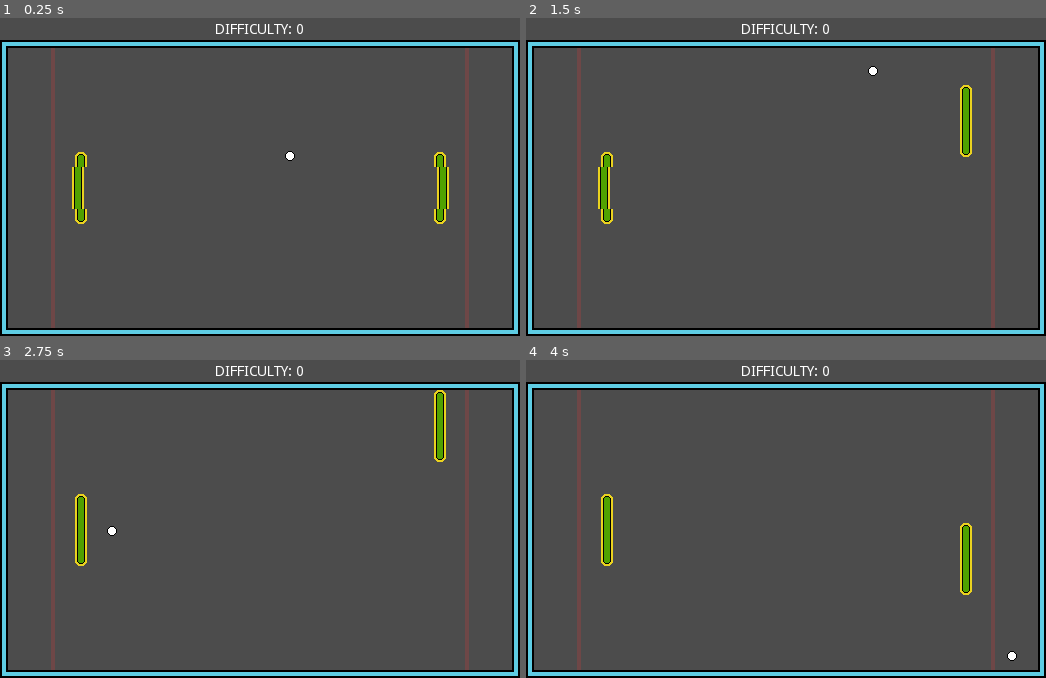
Above: before the commit, frames 1-4 (two rows, left to right).
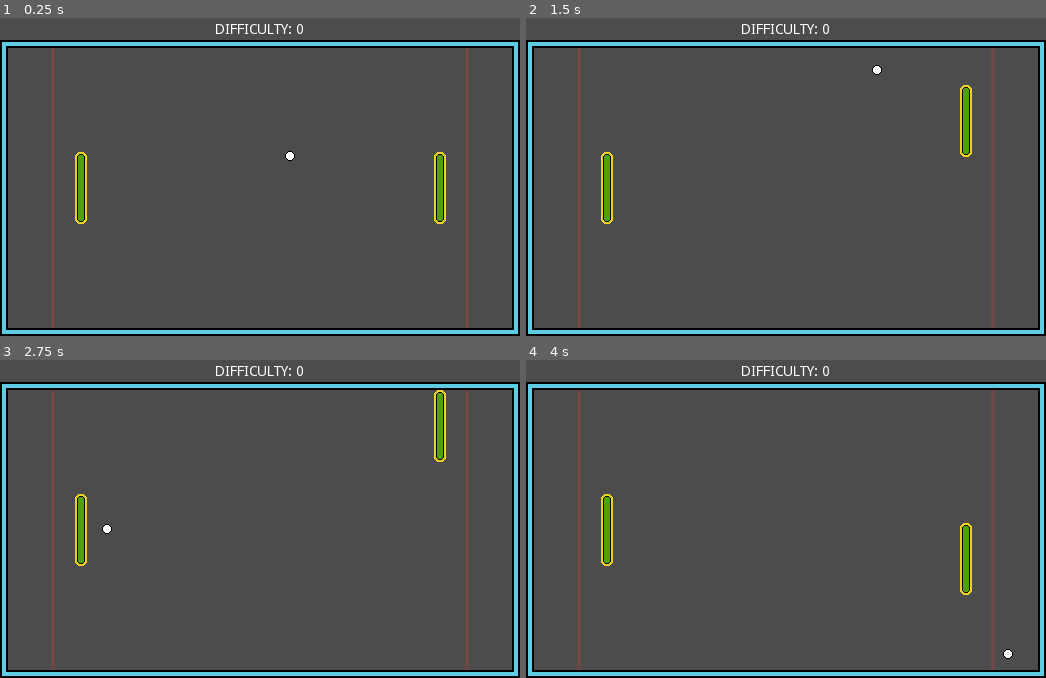
Above: after the commit, the same moments.

Repository: tkshehan/_pong
Game: Godot game, scene res://Game/Game.tscn
The game is run twice, just before and just after one commit, with the same random seed, the same clock (stepped at 60 frames per second) and the same inputs. Sound files missing from this copy of the repository are replaced by a short silence.
Inputs:
- Up to frame 1 (0.25 s): no input
- Up to frame 2 (1.5 s): hold Up (move_up) 0.53-1.28 s; hold Down (move_down) from 1.28 s (still down)
- Up to frame 3 (2.75 s): release Down (move_down) at 2.03 s; hold Up (move_up) from 2.03 s (still down)
- Up to frame 4 (4 s): release Up (move_up) at 3.53 s; hold Down (move_down) from 3.53 s (still down)

The runs differ from the first frame. In frame 1, 0.6% of the frame differs, in the area x 13-87%, y 46-61%; in frame 2, 0.4%; in frame 3, less than 0.1%; in frame 4, less than 0.1%.

Commit message:
added ball sound effects

Diff:
--- a/Game/Actors/Paddle.tscn
+++ b/Game/Actors/Paddle.tscn
@@ -14,7 +14,6 @@
 [node name="Sprite" type="Sprite" parent="."]
 texture = ExtResource( 1 )
 hframes = 2
-frame = 1
 
 [node name="PaddleCenter" type="Area2D" parent="."]
 gravity = 0.0
@@ -29,4 +28,3 @@
 [node name="CollisionPolygon2D" type="CollisionPolygon2D" parent="."]
 polygon = PoolVector2Array( 6, 33, 6, -33, 3, -36, -3, -36, -6, -33, -6, -21, -1, -21, -1, 21, -6, 21, -6, 33, -3, 36, 3, 36 )
 [connection signal="body_entered" from="PaddleCenter" to="." method="_on_PaddleCenter_body_entered"]
-[connection signal="body_exited" from="PaddleCenter" to="." method="_on_PaddleCenter_body_exited"]
--- a/Game/Ball.gd
+++ b/Game/Ball.gd
@@ -4,6 +4,7 @@
 var velocity = Vector2(1, 0)
 var max_speed = 800.0
 var in_net = false
+var waiting_destruction = false
 
 signal end_stop
 
@@ -11,11 +12,19 @@
 	hit_stop()
 
 func _physics_process(delta: float) -> void:
+	if waiting_destruction:
+		return
+
 	if in_net:
-		queue_free()
+		$CollisionShape2D.queue_free()
+		$Sprite.queue_free()
+		$BallSounds.connect("finished", self, "queue_free")
+		waiting_destruction = true
+		return
 
 	var collision = move_and_collide(velocity * delta)
 	if collision != null:
+		play_sfx()
 		var bounce_direction = collision.get_normal()
 		var collider_velocity = collision.get_collider_velocity()
 		velocity.x += -5 if velocity.x < 0 else 1
@@ -23,7 +32,7 @@
 		velocity += collider_velocity
 
 func hit_stop():
-	$Timer.wait_time = (velocity.x / 3000)
+	$Timer.wait_time = max(0.05, abs((velocity.x / 3000)))
 	print($Timer.wait_time)
 	$Timer.start()
 	set_physics_process(false)
@@ -33,3 +42,6 @@
 func _on_Timer_timeout() -> void:
 	set_physics_process(true)
 	emit_signal("end_stop")
+
+func play_sfx():
+	$BallSounds.play_sound()
--- a/Game/Ball.tscn
+++ b/Game/Ball.tscn
@@ -1,7 +1,9 @@
-[gd_scene load_steps=4 format=2]
+[gd_scene load_steps=6 format=2]
 
 [ext_resource path="res://assets/PongBall.png" type="Texture" id=1]
 [ext_resource path="res://Game/Ball.gd" type="Script" id=2]
+[ext_resource path="res://Game/BallSoundss.gd" type="Script" id=3]
+[ext_resource path="res://assets/sfx/ball/PongBall_01.wav" type="AudioStream" id=4]
 
 [sub_resource type="CircleShape2D" id=1]
 radius = 5.0
@@ -22,4 +24,10 @@
 process_mode = 0
 wait_time = 0.02
 one_shot = true
+
+[node name="BallSounds" type="AudioStreamPlayer2D" parent="."]
+stream = ExtResource( 4 )
+volume_db = -20.0
+attenuation = 1.48378e-10
+script = ExtResource( 3 )
 [connection signal="timeout" from="Timer" to="." method="_on_Timer_timeout"]
--- /dev/null
+++ b/Game/BallSoundss.gd
@@ -0,0 +1,20 @@
+extends AudioStreamPlayer2D
+
+onready var sound_effects = [
+	preload("res://assets/sfx/ball/TennisBall_01.wav"),
+	preload("res://assets/sfx/ball/TennisBall_02.wav"),
+	preload("res://assets/sfx/ball/TennisBall_03.wav"),
+	preload("res://assets/sfx/ball/TennisBall_04.wav"),
+	preload("res://assets/sfx/ball/TennisBall_05.wav"),
+	preload("res://assets/sfx/ball/TennisBall_06.wav")
+]
+
+func _ready():
+	next_sound()
+
+func play_sound():
+	play()
+	next_sound()
+
+func next_sound():
+	stream = sound_effects[randi() % 1]
--- /dev/null
+++ b/default_bus_layout.tres
@@ -0,0 +1,3 @@
+[gd_resource type="AudioBusLayout" format=2]
+
+[resource]
Not shown, changed: .mono/metadata/ide_server_meta.txt
Not shown, added: assets/sfx/ball/PongBall_01.wav.import
Not shown, added: assets/sfx/ball/PongBall_02.wav.import
Not shown, added: assets/sfx/ball/PongBall_03.wav.import
Not shown, added: assets/sfx/ball/PongBall_04.wav.import
Not shown, added: assets/sfx/ball/PongBall_05.wav.import
Not shown, added: assets/sfx/ball/PongBall_06.wav.import
Not shown, added: assets/sfx/ball/TennisBall_01.wav.import
Not shown, added: assets/sfx/ball/TennisBall_02.wav.import
Not shown, added: assets/sfx/ball/TennisBall_03.wav.import
Not shown, added: assets/sfx/ball/TennisBall_04.wav.import
Not shown, added: assets/sfx/ball/TennisBall_05.wav.import
(and 14 more such lines)
